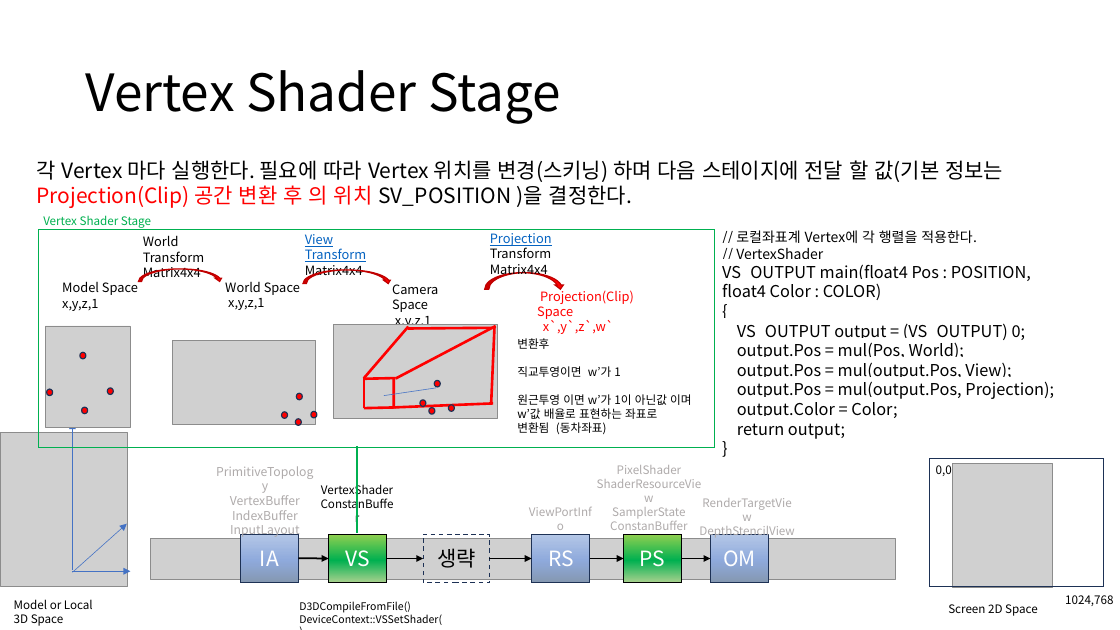
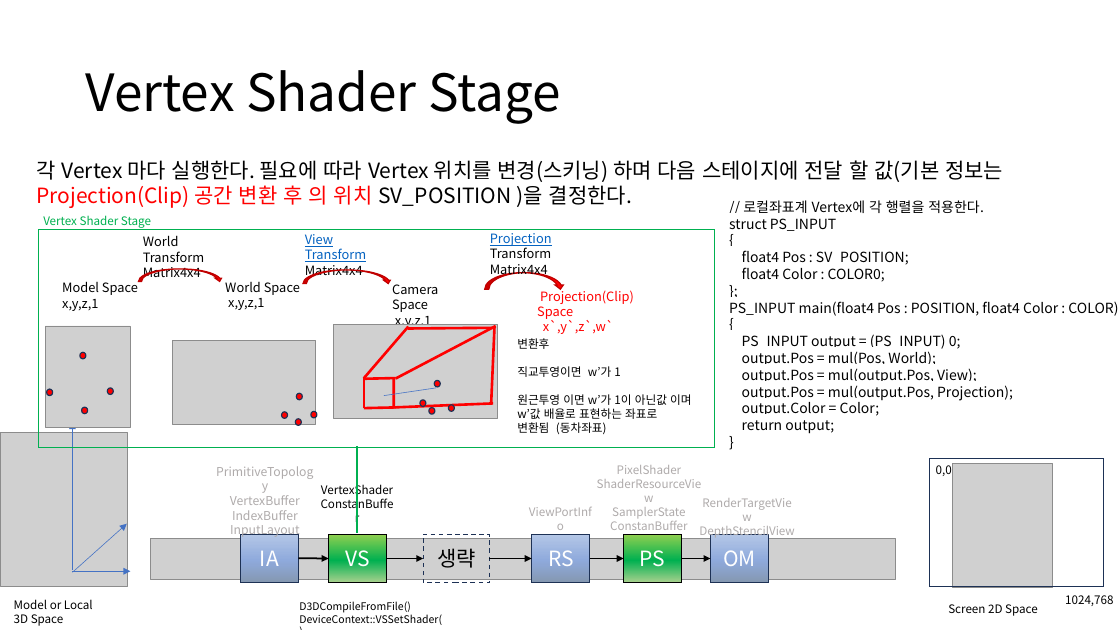
Before and after one commit to ldw9981/D3D11_Tutorial, a slide deck: slide 8 of Documents/02기초-삼각형그리기.pptx. Drawn at 1120x630 pixels with LibreOffice and Linux fonts; fonts in the diff are those of the drawing; grey boxes stand for pictures. Boxes give left, top, right and bottom in pixels: in the first picture for what was removed or moved away, otherwise in the second. Text is boxed around its words. In the diff, an @@ line names an element or a change of style, - is before the commit and + after.

Commit message:
update

```diff
--- a/Documents/02기초-삼각형그리기.pptx
+++ b/Documents/02기초-삼각형그리기.pptx
@@ text "// 로컬좌표계 Vertex에 각 행렬을 ...": place and size @@
-text "// 로컬좌표계 Vertex에 각 행렬을 ..." at [722,230,1054,439]
+text "// 로컬좌표계 Vertex에 각 행렬을 ..." at [729,200,1118,434]
@@ text at [729,218,836,231]: text changed; size 14 to 12 pt @@
-// VertexShader
-VS_OUTPUT main(float4 Pos : POSITION, float4 Color : COLOR)
+struct PS_INPUT
@@ text at [729,250,1118,349]: text changed; size 14 to 12 pt @@
-VS_OUTPUT output = (VS_OUTPUT) 0;
+float4 Pos : SV_POSITION;
+float4 Color : COLOR0;
+};
+PS_INPUT main(float4 Pos : POSITION, float4 Color : COLOR)
+{
+PS_INPUT output = (PS_INPUT) 0;
@@ text at [742,351,1013,434]: size 14 to 12 pt in "{", "output.Pos = mul(Pos, World);", "output.Pos = mul(output.Pos, View);", "output.Pos = mul(output.Pos, Projection);" and 3 more places @@
```
Also in this commit, not shown: 2 slides added, 1 slide removed.
